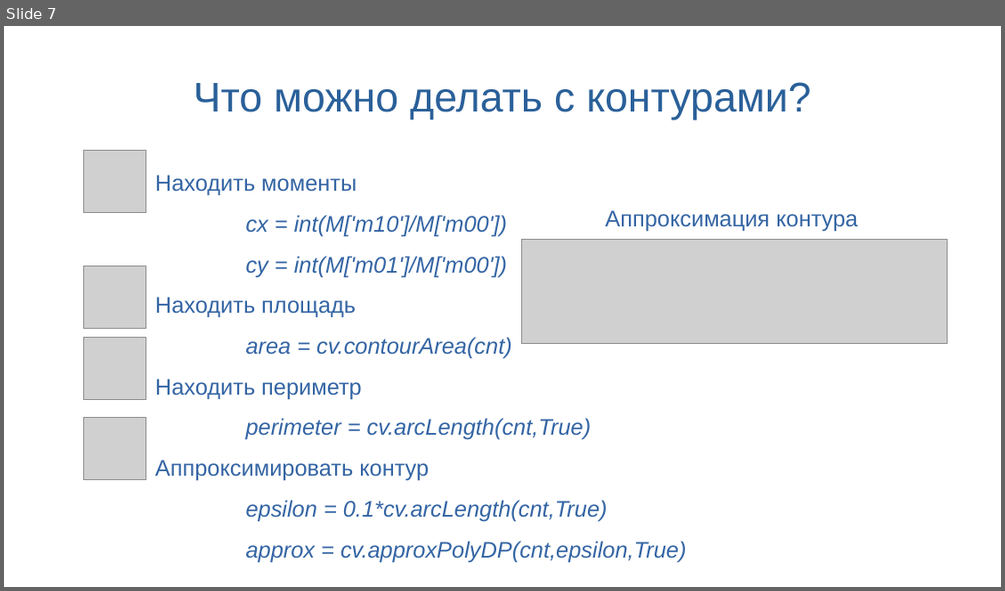
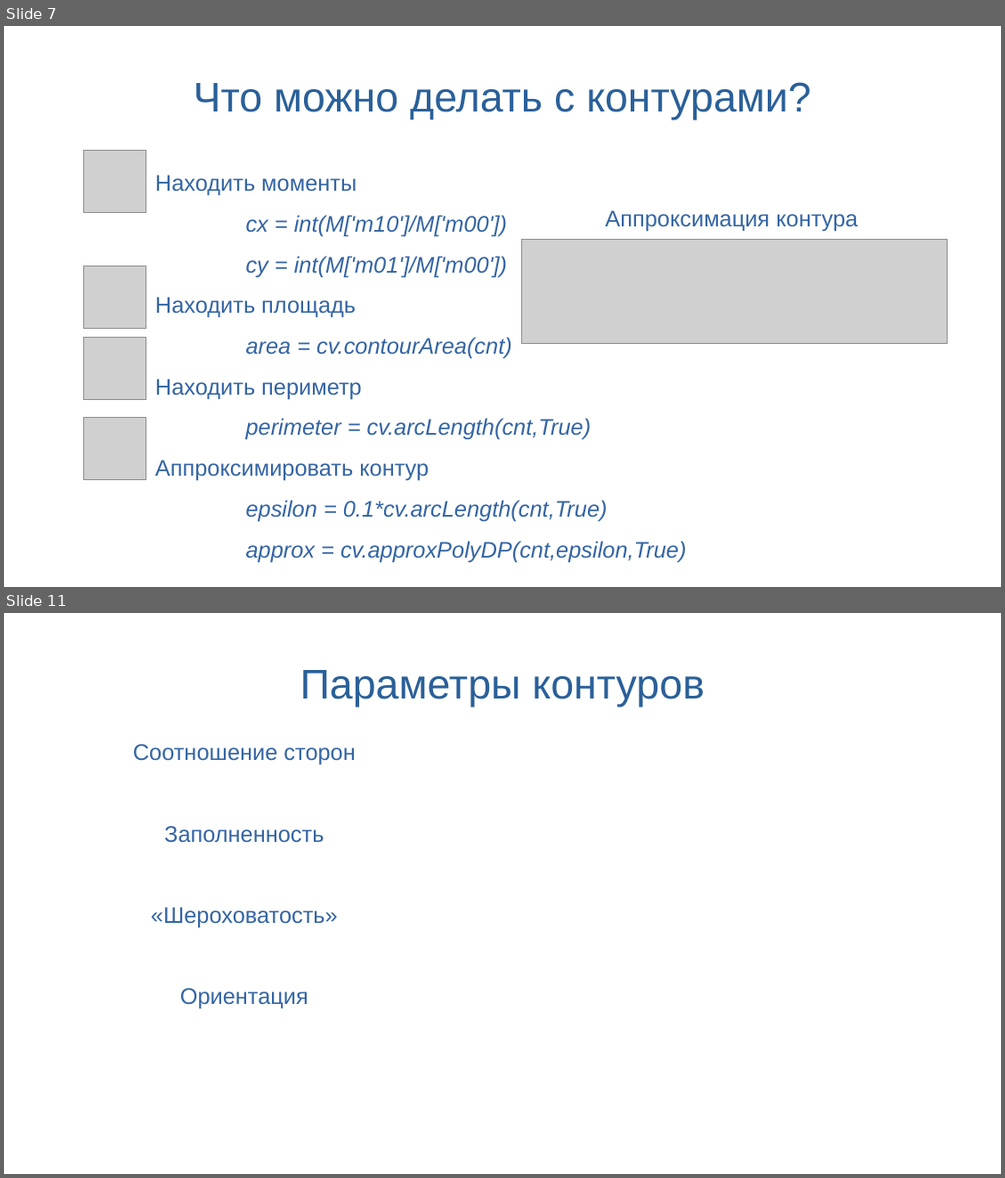
Before and after one commit to SynI20N/ING, a slide deck: Занятие12.odp. Shown one above the other, each under a label of ours: slide 7 before the commit, slides 7 and 11 after it; the slides between them are not shown. The pictures are 1005x591 and 1005x1178 pixels, drawn with LibreOffice and Linux fonts; fonts in the diff are those of the drawing; grey boxes stand for pictures; background and template pictures are left out. Boxes give left, top, right and bottom in pixels: in the first picture for what was removed or moved away, otherwise in the second. Text is boxed around its words. In the diff, an @@ line names an element or a change of style, - is before the commit and + after.

```diff
--- a/Занятие12.odp
+++ b/Занятие12.odp
@@ slide 11 added at [4, 613, 1001, 1174], background picture (left out) @@
@@ title added at [300, 670, 704, 706], 33 pt, text #2A6099 @@
+Параметры контуров
@@ text added at [133, 744, 355, 1009], 18 pt, text #3465A4 @@
+Соотношение сторон
+Заполненность
+«Шероховатость»
+Ориентация
```
Also in this commit, not shown: 2 slides changed, 3 other slides added, 4 slides removed, 1 other file.
